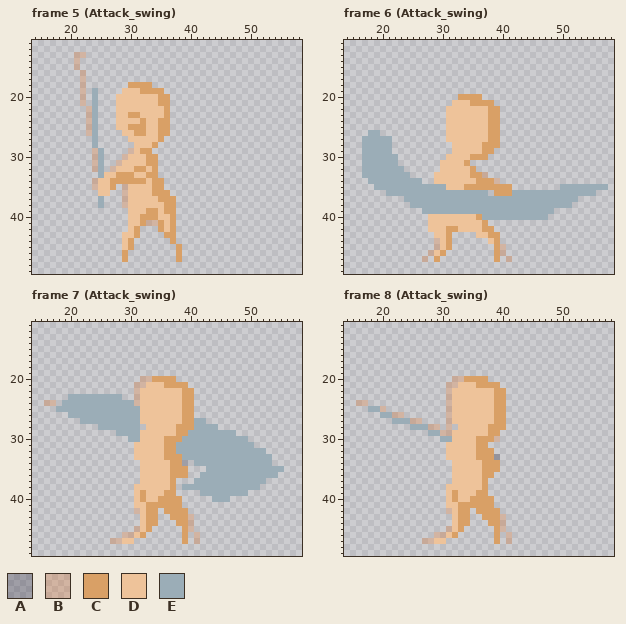
File history of a pixel-art file, RawResource/projectRoom/base_female.aseprite. That is the earlier state.
64x64 pixels, 13 frames. Shown: frame 5 (Attack_swing): x 14..58, y 11..49; frame 6 (Attack_swing): x 14..58, y 11..49; frame 7 (Attack_swing): x 14..58, y 11..49; frame 8 (Attack_swing): x 14..58, y 11..49. The commit also changed other frames, which this record leaves out.
Palette (. is transparent): A #22203445  B #df712645  C #d9a066  D #eec39a  E #9badb7
After:
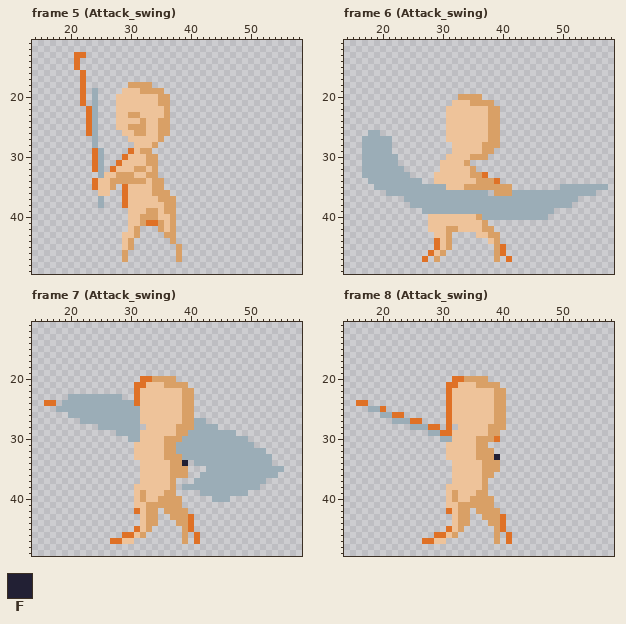
Colours new in this view: F #222034
The edit:
layer "sketch" opacity 27% -> 100%
colour B: #df712645 -> #df7126
Changed rows in their new state; - is a pixel that keeps its letter.
Frame 7 (Attack_swing):
first column x 39:
34 F
Frame 8 (Attack_swing):
first column x 39:
33 F
